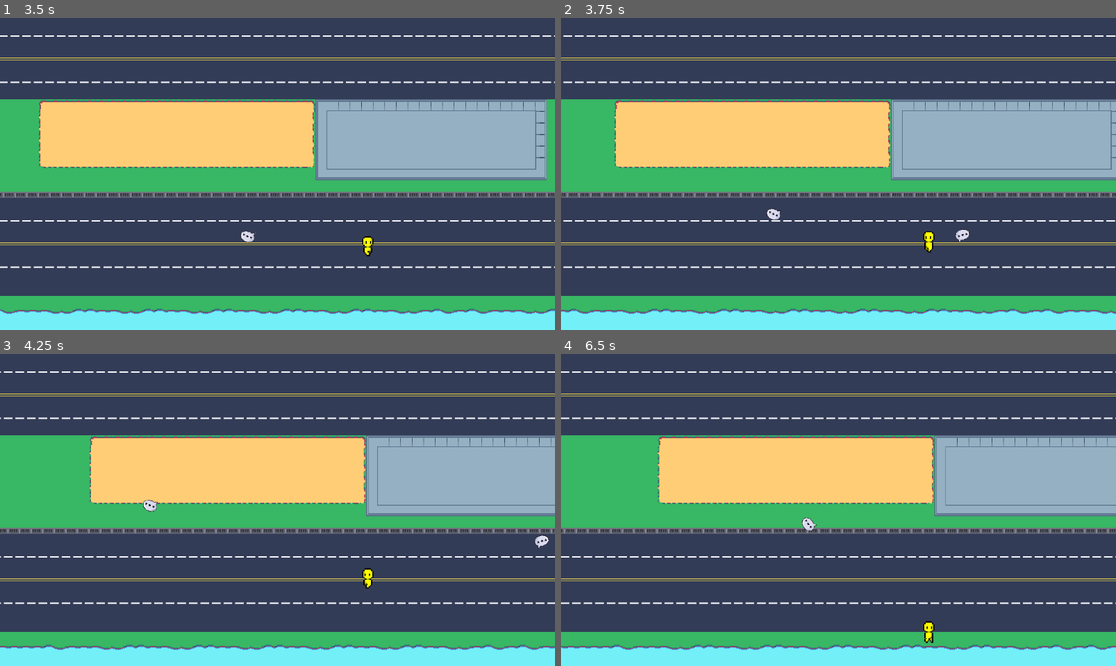
Above: before the commit, frames 1-4 (two rows, left to right).
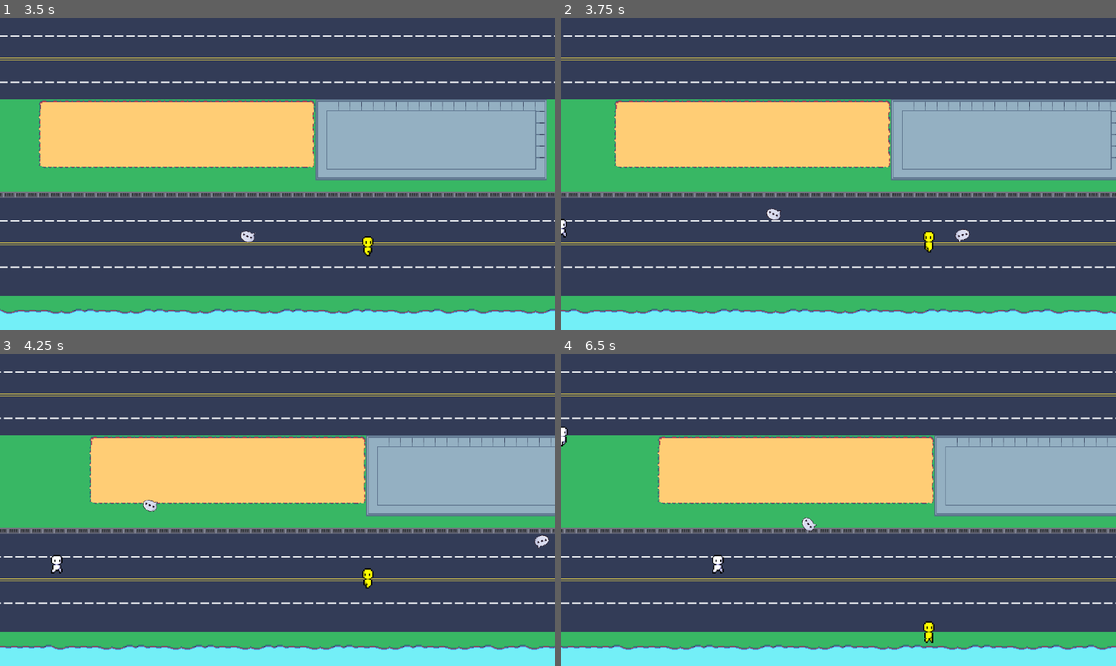
Above: after the commit, the same moments.

Repository: eliseokeefe/GameDevFinal
Game: Godot game, scene res://main.tscn
Same seed, same stepped clock (60 frames per second), same inputs: the game is played once before the commit and once after it.
Inputs (mouse positions are in pixels of both pictures, inside the frame that each line leads up to):
- Up to frame 1 (3.5 s): move the mouse to (399, 158) at 0.52 s; hold D (right) 0.53-1.28 s; click (399, 158) at 0.6 s; move the mouse to (166, 189) at 1.27 s; hold S (down) 1.28-2.03 s; click (166, 189) at 1.35 s; move the mouse to (333, 105) at 2.02 s; hold D (right) 2.03-2.78 s; click (333, 105) at 2.1 s; move the mouse to (249, 236) at 2.77 s; hold W (up) from 2.78 s (still down); click (249, 236) at 2.85 s
- Up to frame 2 (3.75 s): move the mouse to (1005, 220) at 3.52 s; release W (up) at 3.53 s; hold A (left) from 3.53 s (still down); click (1005, 220) at 3.6 s
- Up to frame 3 (4.25 s): keep holding A (left)
- Up to frame 4 (6.5 s): move the mouse to (672, 463) at 4.27 s; click (672, 463) at 4.35 s; move the mouse to (866, 510) at 5.02 s; release A (left) at 5.03 s; hold S (down) 5.03-5.78 s; click (866, 510) at 5.1 s; move the mouse to (755, 432) at 5.77 s; hold D (right) from 5.78 s (still down); click (755, 432) at 5.85 s

Frame 1 is identical in both runs. In frame 2, less than 0.1% of the frame differs, in the area x 0-2%, y 64-71%; in frame 3, 0.1%; in frame 4, 0.2%, in the area x 0-30%, y 23-71%.

Commit message:
added citizens spawning

Diff:
--- a/citizen.gd
+++ b/citizen.gd
@@ -4,8 +4,24 @@
 var convinced = false
 
 func _on_ready():
-	var speed = randf_range(75.0,150.0)
+	var speed = randf_range(50.0,90.0)
 	velocity.x = speed
 
 func _physics_process(delta):
 	move_and_slide()
+
+func go_the_other_direction():
+	var speed = randf_range(-50.0,-90.0)
+	velocity.x = speed
+	$AnimatedSprite2D.flip_h = true
+
+func change_mind():
+	convinced = true
+	$AnimatedSprite2D.modulate = Color(1, 1, 0)
+
+func _on_hurt_box_body_entered(body):
+	if body.is_in_group("projectiles"):
+		change_mind()
+
+func _on_timer_timeout():
+	queue_free()
--- a/citizen.tscn
+++ b/citizen.tscn
@@ -3,36 +3,36 @@
 [ext_resource type="Script" path="res://citizen.gd" id="1_xaaph"]
 [ext_resource type="Texture2D" uid="uid://ch54s6jyplgkr" path="res://player sprites/MainPlayer.png" id="2_h7euu"]
 
-[sub_resource type="AtlasTexture" id="AtlasTexture_elatp"]
+[sub_resource type="AtlasTexture" id="AtlasTexture_xskbv"]
 atlas = ExtResource("2_h7euu")
-region = Rect2(0, 24, 24, 24)
+region = Rect2(0, 25, 24, 25)
 
-[sub_resource type="AtlasTexture" id="AtlasTexture_xkg4l"]
+[sub_resource type="AtlasTexture" id="AtlasTexture_0luq4"]
 atlas = ExtResource("2_h7euu")
-region = Rect2(24, 24, 24, 24)
+region = Rect2(24, 25, 24, 25)
 
-[sub_resource type="AtlasTexture" id="AtlasTexture_j8f3j"]
+[sub_resource type="AtlasTexture" id="AtlasTexture_3jhdy"]
 atlas = ExtResource("2_h7euu")
-region = Rect2(48, 24, 24, 24)
+region = Rect2(48, 25, 24, 25)
 
-[sub_resource type="AtlasTexture" id="AtlasTexture_34src"]
+[sub_resource type="AtlasTexture" id="AtlasTexture_hiy5t"]
 atlas = ExtResource("2_h7euu")
-region = Rect2(72, 24, 24, 24)
+region = Rect2(72, 25, 24, 25)
 
 [sub_resource type="SpriteFrames" id="SpriteFrames_d4n2o"]
 animations = [{
 "frames": [{
 "duration": 1.0,
-"texture": SubResource("AtlasTexture_elatp")
+"texture": SubResource("AtlasTexture_xskbv")
 }, {
 "duration": 1.0,
-"texture": SubResource("AtlasTexture_xkg4l")
+"texture": SubResource("AtlasTexture_0luq4")
 }, {
 "duration": 1.0,
-"texture": SubResource("AtlasTexture_j8f3j")
+"texture": SubResource("AtlasTexture_3jhdy")
 }, {
 "duration": 1.0,
-"texture": SubResource("AtlasTexture_34src")
+"texture": SubResource("AtlasTexture_hiy5t")
 }],
 "loop": true,
 "name": &"default",
@@ -44,16 +44,32 @@
 height = 16.0
 
 [node name="Citizen" type="CharacterBody2D"]
-position = Vector2(0, -12)
+y_sort_enabled = true
+position = Vector2(0, -16)
+scale = Vector2(1.6, 1.6)
 script = ExtResource("1_xaaph")
 
 [node name="AnimatedSprite2D" type="AnimatedSprite2D" parent="."]
 sprite_frames = SubResource("SpriteFrames_d4n2o")
 autoplay = "default"
-frame_progress = 0.865859
+frame_progress = 0.760816
 
 [node name="CollisionShape2D" type="CollisionShape2D" parent="."]
 position = Vector2(0, 3)
 shape = SubResource("CapsuleShape2D_3dp5k")
+disabled = true
+
+[node name="HurtBox" type="Area2D" parent="."]
+
+[node name="HurtCollision" type="CollisionShape2D" parent="HurtBox"]
+position = Vector2(0, 3)
+shape = SubResource("CapsuleShape2D_3dp5k")
+
+[node name="Timer" type="Timer" parent="."]
+wait_time = 45.0
+one_shot = true
+autostart = true
 
 [connection signal="ready" from="." to="." method="_on_ready"]
+[connection signal="body_entered" from="HurtBox" to="." method="_on_hurt_box_body_entered"]
+[connection signal="timeout" from="Timer" to="." method="_on_timer_timeout"]
--- /dev/null
+++ b/citizen_spawner.gd
@@ -0,0 +1,25 @@
+extends Node
+
+@export var citizen : PackedScene
+@export var spawn_frequency := 2
+@onready var timer : Timer = $Timer
+var citizen_side = -1
+var rng = RandomNumberGenerator.new()
+
+# Called when the node enters the scene tree for the first time.
+func _ready():
+	timer.start(spawn_frequency)
+
+
+func _on_timer_timeout():
+	citizen_side = citizen_side * -1
+	var instance = citizen.instantiate()
+	get_parent().add_child(instance)
+	if citizen_side > 0:
+		instance.position = Vector2(-600,rng.randi_range(-120, 275))
+	else:
+		instance.go_the_other_direction()
+		instance.position = Vector2(1100,rng.randi_range(-120, 275))
+	# restart timer
+	spawn_frequency = rng.randi_range(1, 2)
+	timer.start(spawn_frequency)
--- /dev/null
+++ b/citizen_spawner.tscn
@@ -0,0 +1,13 @@
+[gd_scene load_steps=3 format=3 uid="uid://diwmkx3xr50ls"]
+
+[ext_resource type="Script" path="res://citizen_spawner.gd" id="1_n5ftk"]
+[ext_resource type="PackedScene" uid="uid://cnltk2peqca7t" path="res://citizen.tscn" id="2_fn2ho"]
+
+[node name="Citizen_Spawner" type="Node2D"]
+y_sort_enabled = true
+script = ExtResource("1_n5ftk")
+citizen = ExtResource("2_fn2ho")
+
+[node name="Timer" type="Timer" parent="."]
+
+[connection signal="timeout" from="Timer" to="." method="_on_timer_timeout"]
--- a/main.tscn
+++ b/main.tscn
@@ -1,10 +1,14 @@
-[gd_scene load_steps=3 format=3 uid="uid://b1ottidjlyq6f"]
+[gd_scene load_steps=4 format=3 uid="uid://b1ottidjlyq6f"]
 
 [ext_resource type="PackedScene" uid="uid://cgdw72a4sk4g7" path="res://background.tscn" id="1_kagpp"]
 [ext_resource type="PackedScene" uid="uid://dpr1nnm12irux" path="res://player sprites/player.tscn" id="1_xiauq"]
+[ext_resource type="PackedScene" uid="uid://diwmkx3xr50ls" path="res://citizen_spawner.tscn" id="3_6htow"]
 
 [node name="main" type="Node2D"]
+y_sort_enabled = true
 position = Vector2(151, -118)
+
+[node name="Citizen_Spawner" parent="." instance=ExtResource("3_6htow")]
 
 [node name="player" parent="." instance=ExtResource("1_xiauq")]
 position = Vector2(-294, 208)
